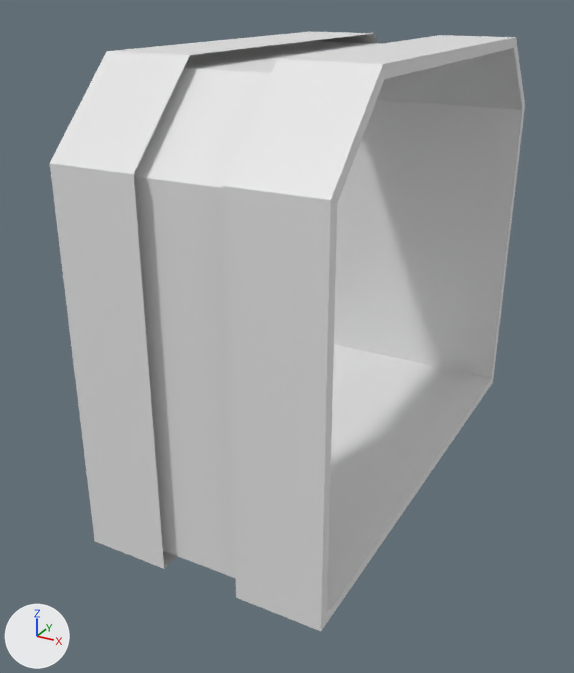
The OBJ model Site-13-V2/Assets/SCPAssets/Models/Props/Tesla-Gate/Type-0/Tesla-Gate-Type-0.obj: old version first, new version second.
Both versions are drawn from a camera (50 mm lens) standing at (3.29, -6.91, 2.59) and looking at (-0.26, -0.46, -0.64). The axes (+X, +Y, +Z) are drawn at lower left. The lights are the same throughout. Materials are left out; every surface is plain grey. Where no turn or scale is listed for an object, it has been applied to the vertices.

The scene before the commit, as lines of its bpy script (objects in view):
```python
me_tesla_gate_type_0 = bpy.data.meshes.new('Tesla-Gate-Type-0')
me_tesla_gate_type_0.from_pydata(...)  # 160 vertices, 150 faces; spans x -1.17..1.17, y -2.5..2.5, z -2.13..2.13
# faces by material slot: [132, 6, 12]
me_tesla_gate_type_0.materials.append(mat_metalplates006)
me_tesla_gate_type_0.materials.append(mat_tesla_gate)
me_tesla_gate_type_0.materials.append(mat_light_00_5)
ob_tesla_gate_type_0 = bpy.data.objects.new('Tesla-Gate-Type-0', me_tesla_gate_type_0)
ob_tesla_gate_type_0.location = (0.0, 0.0, 0.0)
```
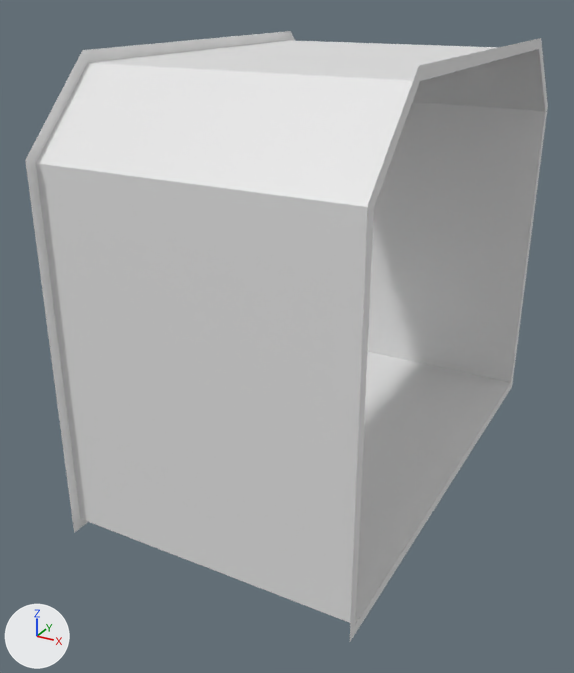
Changed parts and their boxes (x1, y1, x2, y2) in the pictures (574 x 673 px):
'Tesla-Gate-Type-0', reshaped (10% wider)
    before: (50, 32, 525, 631)
    after: (25, 31, 548, 641)
part 1 of me_tesla_gate_type_0, cut back
    before: (50, 32, 515, 631)
    after: (25, 31, 548, 641)

The change, as a list of edits to the scene's bpy script:
```text
Change me_tesla_gate_type_0:
    used by ob_tesla_gate_type_0; location = (0.0, 0.0, 0.0)
    remove me_tesla_gate_type_0.from_pydata(...)  # 160 vertices, 150 faces; spans x -1.17..1.17, y -2.5..2.5, z -2.13..2.13
    add me_tesla_gate_type_0.from_pydata(...)  # 120 vertices, 110 faces; spans x -1.42..1.42, y -2.5..2.5, z -2.13..2.13
    me_tesla_gate_type_0 part 1
    60 vertices are removed from x -0.57..0.57, y -2.5..2.5, z -2.13..2.13
    60 faces are deleted
    20 vertices move from x -1.17..1.17, y -2.5..2.5, z -2.13..2.13 to x -1.42..1.42, y -2.4..2.4, z -2.03..2.03
    20 vertices are added at x -1.42..1.42, y -2.5..2.5, z -2.13..2.13
    20 new faces join them
```
